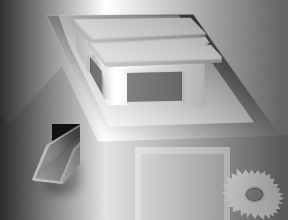
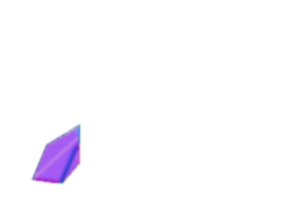
Two versions of the same layered image (288px x 220px). Layer-by-layer changes:
added layer "merged_ramp2-Kopie#1" above "merged_ramp2-Kopie" over <box>30,122,82,186</box>
hid "ramp_edge" over <box>34,135,81,180</box>
hid "ramp_shine" over <box>34,130,76,176</box>
hid "ramp_stuff#2", opacity 100% → 4%, painted on it over <box>32,124,80,184</box>
hid "ramp_stuff#1", opacity 100% → 39%, painted on it over <box>32,136,80,184</box>
hid "rampshadow" over <box>32,124,80,184</box>
hid "ramp" over <box>32,124,80,184</box>
hid "ramp_shadow" over <box>31,149,95,209</box>
hid "sawblade_bow" over <box>222,169,284,220</box>
hid "light_sawblade" over <box>222,168,284,220</box>
hid "base_sawblade" over <box>222,168,284,220</box>
hid "roof_light2-Kopie" over <box>72,17,222,64</box>
hid "roof_light2" over <box>72,17,222,67</box>
hid "roof_side-Kopie#1" over <box>72,17,222,67</box>
hid "body2_edge" over <box>74,21,207,108</box>
hid "base-Kopie#2" over <box>76,23,205,106</box>
hid "gearbox" over <box>87,50,188,102</box>
hid "base-Kopie#1" over <box>76,23,205,106</box>
hid "roof_light" over <box>58,15,254,127</box>
hid "roof_side" over <box>46,14,280,142</box>
hid "roof_base" over <box>0,0,288,142</box>
hid "door_light" over <box>135,147,230,220</box>
hid "body_darkness" over <box>0,0,288,220</box>
hid "base" over <box>0,0,288,220</box>
…and 3 more changes (1 opacity, 3 visibility)
